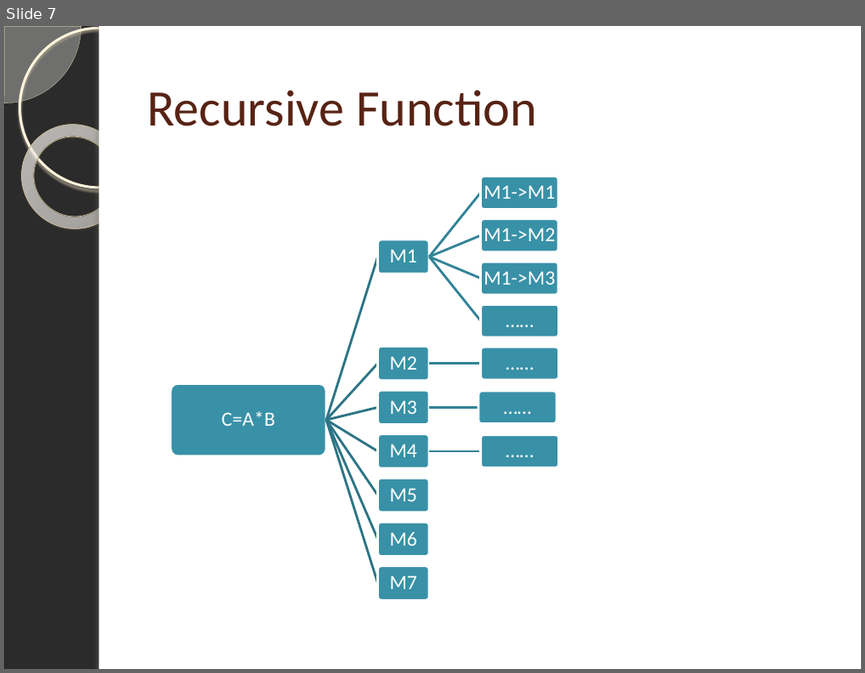
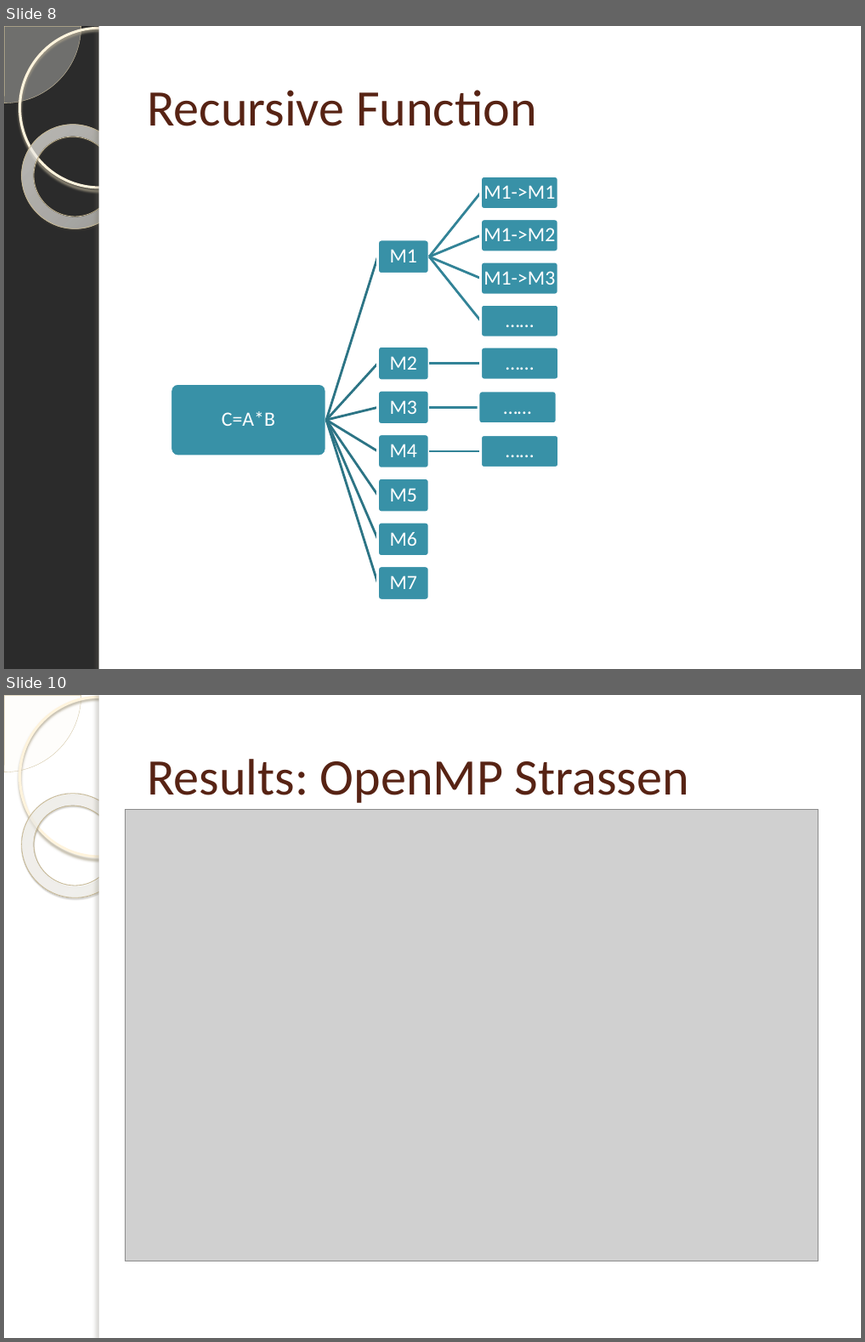
Before and after one commit to pruthvishetty/strassen, a slide deck: Strassen Multiplication Algorithm.pptx. Shown one above the other, each under a label of ours: slide 7 before the commit, slides 8 and 10 after it; the slides between them are not shown. The pictures are 865x673 and 865x1342 pixels, drawn with LibreOffice and Linux fonts; fonts in the diff are those of the drawing; grey boxes stand for pictures; background and template pictures are left out; a plain dark background stands for a picture behind light text. Boxes give left, top, right and bottom in pixels: in the first picture for what was removed or moved away, otherwise in the second. Text is boxed around its words. In the diff, an @@ line names an element or a change of style, - is before the commit and + after.

Commit message:
Updated stuff with the OpenMPI data.

```diff
--- a/Strassen Multiplication Algorithm.pptx
+++ b/Strassen Multiplication Algorithm.pptx
@@ slide 10 added at box(4, 695, 861, 1338), background picture (left out); not listed: 5 template elements that a slide beside it also shows @@
@@ title added at box(147, 759, 689, 803), 43 pt, text #572314 @@
+Results: OpenMP Strassen
@@ picture added at box(126, 809, 818, 1260) @@
@@ what was slide 7 is now slide 8 @@
```
Also in this commit, not shown: 7 slides changed, 3 other slides added, 1 other file.
